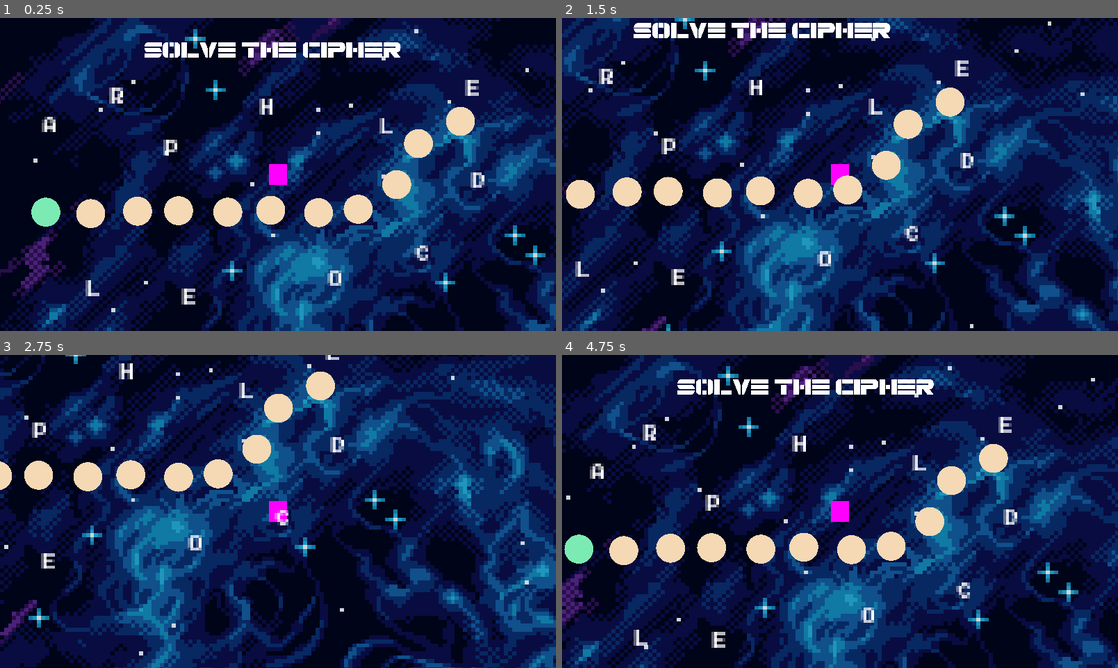
Above: before the commit, frames 1-4 (two rows, left to right).
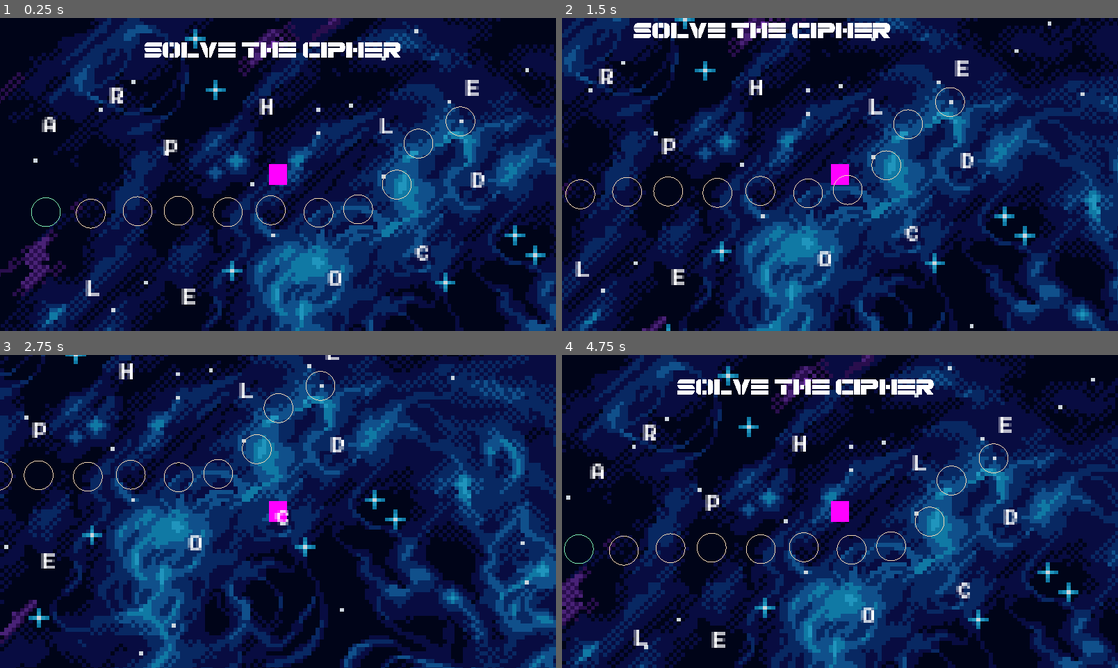
Above: after the commit, the same moments.

Repository: M-a-b-e-l/CISC2540---2D-Game-group-6
Game: Godot game, scene res://Scenes/Minigame3/MiniGame3.tscn
Two runs of this game, one before a commit and one after it. Both use one fixed random seed, a clock stepped at 60 frames per second and the inputs below. This scene is started directly instead of the project's main scene.
Inputs (mouse positions are in pixels of both pictures, inside the frame that each line leads up to):
- Up to frame 1 (0.25 s): no input
- Up to frame 2 (1.5 s): tap Enter at 0.5 s; move the mouse to (612, 124) at 0.52 s; hold Right (ui_right) 0.53-1.28 s; click (612, 124) at 0.6 s; move the mouse to (662, 146) at 1.27 s; hold Down (ui_down) from 1.28 s (still down); click (662, 146) at 1.35 s
- Up to frame 3 (2.75 s): move the mouse to (22, 555) at 2.02 s; release Down (ui_down) at 2.03 s; hold Right (ui_right) from 2.03 s (still down); click (22, 555) at 2.1 s
- Up to frame 4 (4.75 s): move the mouse to (840, 517) at 2.77 s; release Right (ui_right) at 2.78 s; hold Up (ui_up) 2.78-3.53 s; click (840, 517) at 2.85 s; move the mouse to (606, 630) at 3.52 s; hold Left (ui_left) from 3.53 s (still down); click (606, 630) at 3.6 s; move the mouse to (751, 442) at 4.27 s; click (751, 442) at 4.35 s

The runs differ from the first frame. In frame 1, 4.2% of the frame differs, in the area x 5-86%, y 28-68%; in frame 2, 3.8%; in frame 3, 3.2%; in frame 4, 4.2%, in the area x 0-81%, y 28-68%.

Commit message:
Editing Drag Zone color

Diff:
--- a/group_6_2d_game/Scenes/Minigame3/drop.gd
+++ b/group_6_2d_game/Scenes/Minigame3/drop.gd
@@ -3,7 +3,7 @@
 
 
 func _draw():
-	draw_circle(Vector2.ZERO, 30, Color.ANTIQUE_WHITE, true)
+	draw_circle(Vector2.ZERO, 30, Color.ANTIQUE_WHITE, false)
 
 func select():
 	for child in get_tree().get_nodes_in_group("droppable"):
